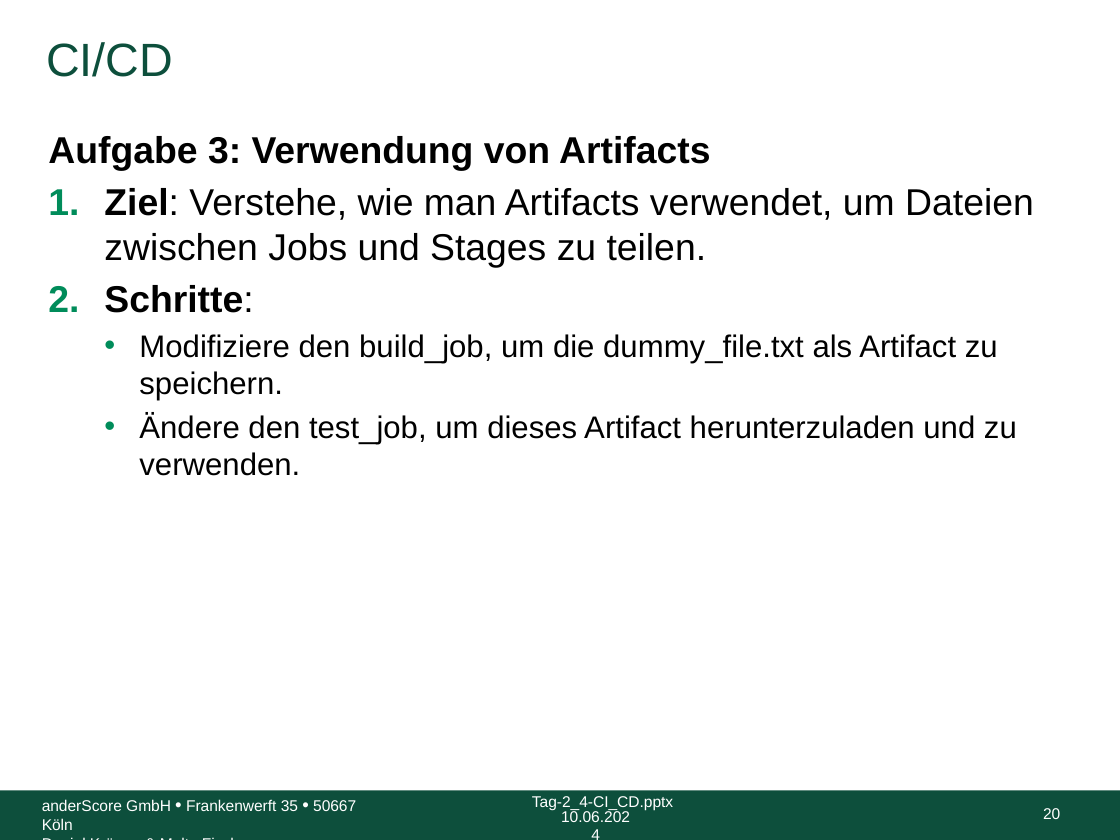
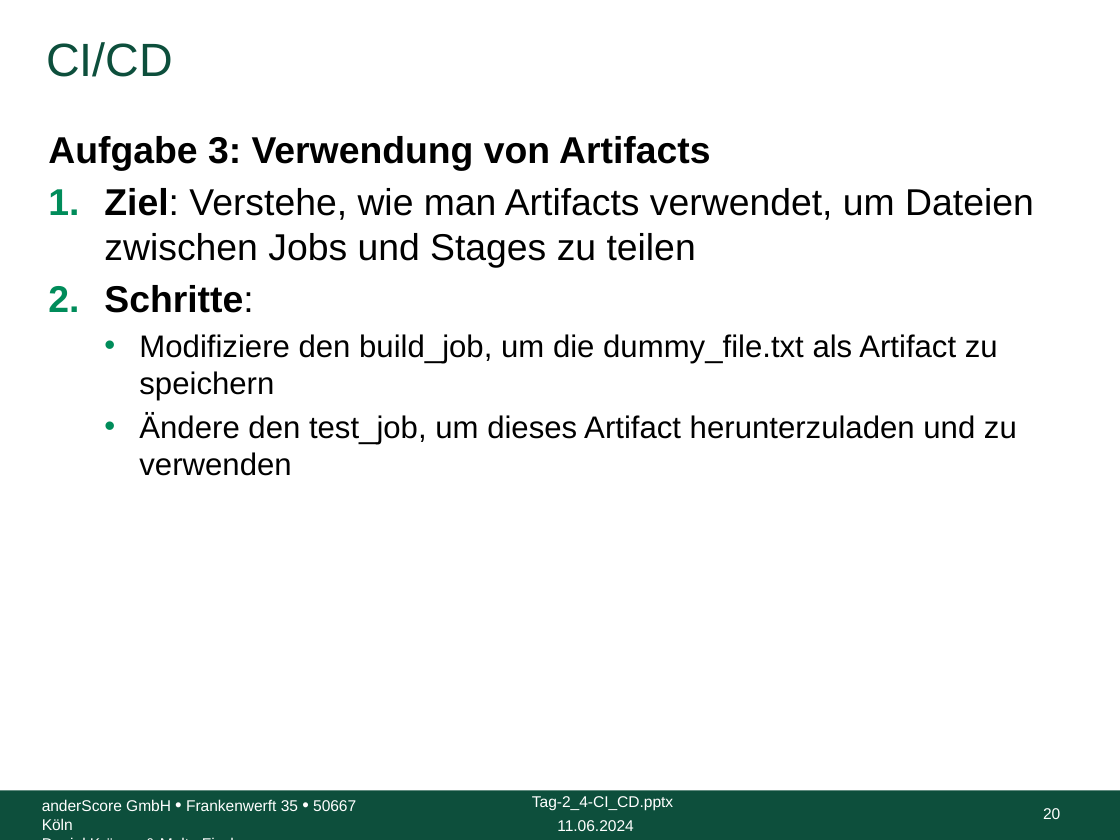
Before and after one commit to anderscore-gmbh/gitlab, a slide deck: slide 20 of slides/Tag-2_4-CI_CD.pptx. Drawn at 1120x840 pixels with LibreOffice and Linux fonts; fonts in the diff are those of the drawing; background and template pictures are left out. Boxes give left, top, right and bottom in pixels: in the first picture for what was removed or moved away, otherwise in the second. Text is boxed around its words. In the diff, an @@ line names an element or a change of style, - is before the commit and + after.

```diff
--- a/slides/Tag-2_4-CI_CD.pptx
+++ b/slides/Tag-2_4-CI_CD.pptx
@@ text at box(104, 188, 1034, 267): text changed @@
-1. Ziel: Verstehe, wie man Artifacts verwendet, um Dateien zwischen Jobs und Stages zu teilen.
+1. Ziel: Verstehe, wie man Artifacts verwendet, um Dateien zwischen Jobs und Stages zu teilen
@@ text at box(139, 334, 1017, 476): text changed @@
-  • Modifiziere den build_job, um die dummy_file.txt als Artifact zu speichern.
-  • Ändere den test_job, um dieses Artifact herunterzuladen und zu verwenden.
+  • Modifiziere den build_job, um die dummy_file.txt als Artifact zu speichern
+  • Ändere den test_job, um dieses Artifact herunterzuladen und zu verwenden
@@ text at box(557, 820, 633, 831): text changed @@
-10.06.2024
+11.06.2024
```
Also in this commit, not shown: 31 other slides changed, 3 other files.
